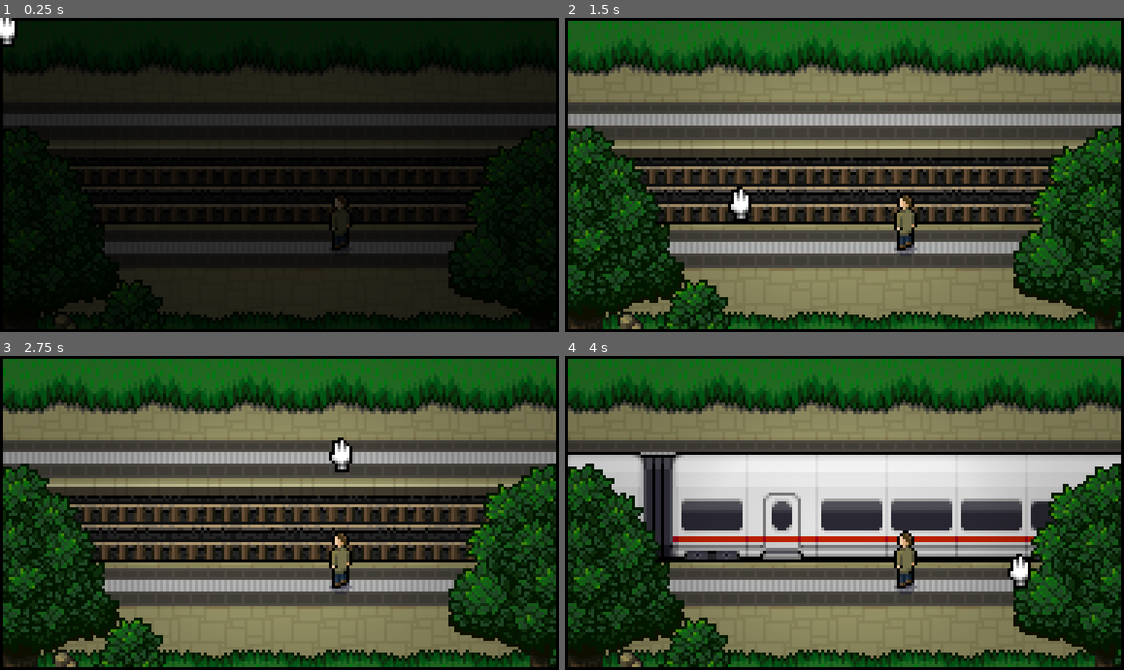
Above: before the commit, frames 1-4 (two rows, left to right).
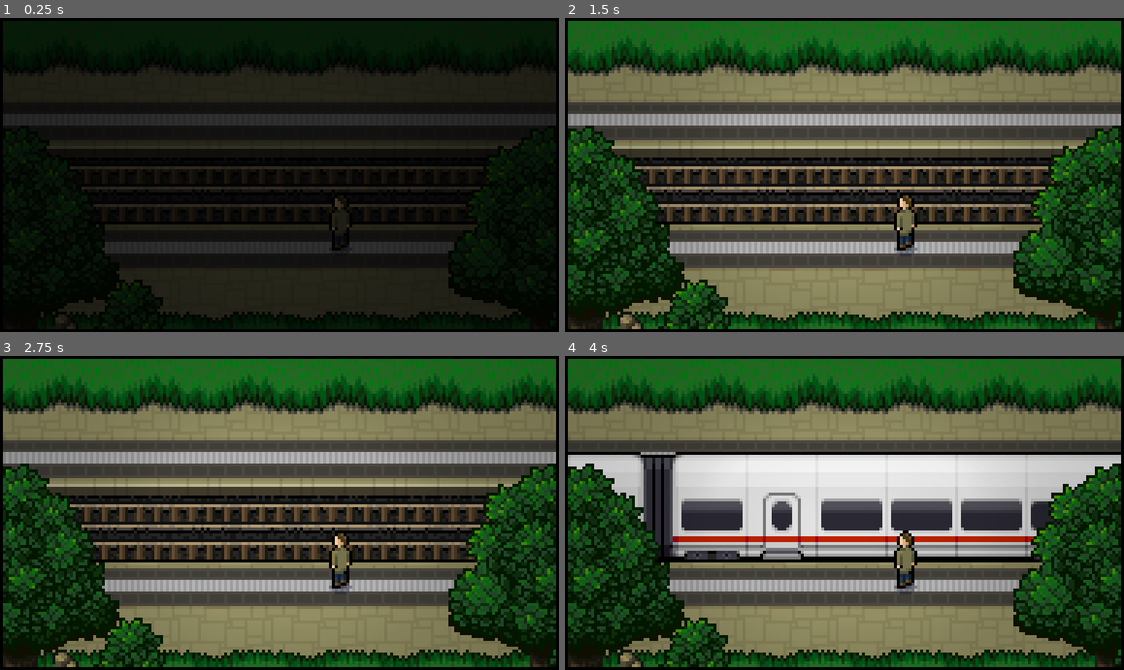
Above: after the commit, the same moments.

Repository: PlayDontTell/madeleine
Game: Godot game, scene res://levels/EndScreen.tscn
The game is run twice, just before and just after one commit, with the same random seed, the same clock (stepped at 60 frames per second) and the same inputs. This scene is started directly instead of the project's main scene.
Inputs (mouse positions are in pixels of both pictures, inside the frame that each line leads up to):
- Up to frame 1 (0.25 s): no input
- Up to frame 2 (1.5 s): move the mouse to (967, 159) at 0.52 s; click (967, 159) at 0.67 s; tap Enter at 1.25 s; move the mouse to (732, 190) at 1.27 s; click (732, 190) at 1.42 s
- Up to frame 3 (2.75 s): tap Space at 2 s; move the mouse to (335, 443) at 2.02 s; click (335, 443) at 2.17 s
- Up to frame 4 (4 s): tap Enter at 2.75 s; move the mouse to (816, 575) at 2.77 s; click (816, 575) at 2.92 s; move the mouse to (1012, 560) at 3.52 s; click (1012, 560) at 3.67 s

The runs differ from the first frame. In frame 1, 0.3% of the frame differs, in the area x 0-4%, y 0-10%; in frame 2, 0.3%; in frame 3, 0.3%, in the area x 58-64%, y 25-38%; in frame 4, 0.3%.

Commit message:
1.0 UPDATE

Diff:
--- a/Global.gd
+++ b/Global.gd
@@ -26,7 +26,8 @@
 
 
 func _ready():
-	 OS.window_fullscreen =  not DEV_MODE
+#	 OS.window_fullscreen =  not DEV_MODE
+	pass
 
 
 func print_test():
--- a/levels/Creditsscene.tscn
+++ b/levels/Creditsscene.tscn
@@ -45,13 +45,13 @@
 [center]Musique
 
 \"Memories of a Lost Autumn\"
-Compose par Jonathan Shaw
+Composé par Jonathan Shaw
  (www.jshaw.co.uk)[/center]"
 text = "
 Musique
 
 \"Memories of a Lost Autumn\"
-Compose par Jonathan Shaw
+Composé par Jonathan Shaw
  (www.jshaw.co.uk)"
 __meta__ = {
 "_edit_use_anchors_": false
--- a/levels/EndScreen.tscn
+++ b/levels/EndScreen.tscn
@@ -86,6 +86,7 @@
 [node name="Cadre" parent="." instance=ExtResource( 10 )]
 
 [node name="Cursor" parent="." instance=ExtResource( 8 )]
+visible = false
 position = Vector2( -30.4787, 25.7567 )
 
 [node name="Tween" type="Tween" parent="."]
--- a/project.godot
+++ b/project.godot
@@ -27,8 +27,8 @@
 
 window/size/width=192
 window/size/height=108
-window/size/test_width=384
-window/size/test_height=216
+window/size/test_width=960
+window/size/test_height=540
 mouse_cursor/custom_image="res://effects/transparent.png"
 window/stretch/mode="viewport"
 window/stretch/aspect="keep"
@@ -58,7 +58,8 @@
 
 [rendering]
 
+quality/driver/driver_name="GLES2"
 quality/2d/use_pixel_snap=true
-quality/filters/anisotropic_filter_level=1
 environment/default_environment="res://default_env.tres"
 quality/dynamic_fonts/use_oversampling=false
+quality/filters/anisotropic_filter_level=1
Not shown, changed: export_presets.cfg
Binary file removed: sprites/end_screen_background.aseprite
Binary file removed: sprites/end_screen_wip.ase
Binary file removed: sprites/lang_background.aseprite
Binary file removed: sprites/photo_0.aseprite
Binary file removed: sprites/photo_3.ase
Binary file removed: sprites/photo_4.ase
Binary file removed: sprites/photo_5.ase
Binary file removed: sprites/photo_6.ase
Binary file removed: sprites/photo_8.aseprite
Binary file removed: sprites/table_wip.ase
Binary file removed: sprites/title_screen_wip.ase
(and 1 more such lines)
